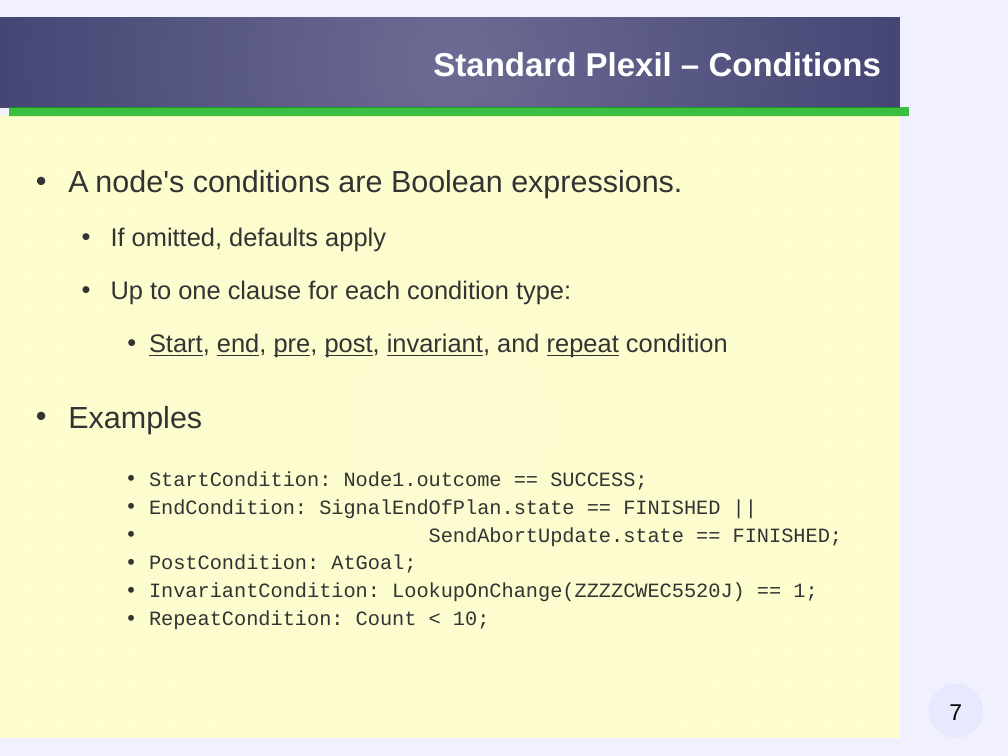
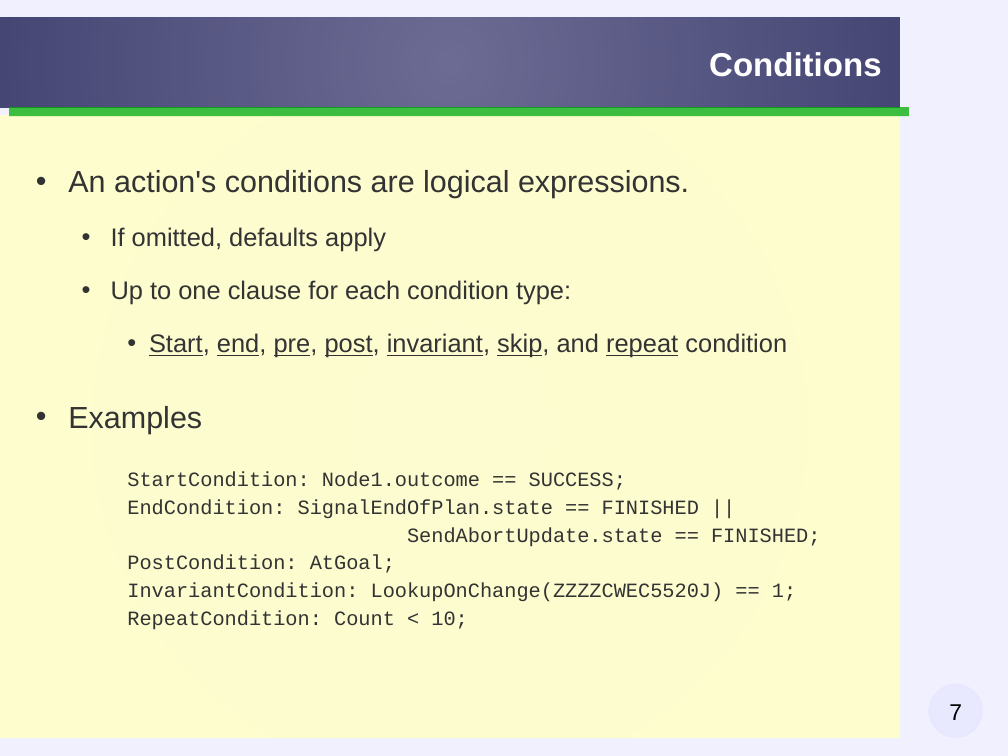
Before and after one commit to taless474/plexil, a slide deck: slide 7 of workshop/slides/plexil-workshop-language.odp. Drawn at 1008x756 pixels with LibreOffice and Linux fonts; fonts in the diff are those of the drawing; background and template pictures are left out. Boxes give left, top, right and bottom in pixels: in the first picture for what was removed or moved away, otherwise in the second. Text is boxed around its words. In the diff, an @@ line names an element or a change of style, - is before the commit and + after.

Commit message:
revised for Plexil 1.5

```diff
--- a/workshop/slides/plexil-workshop-language.odp
+++ b/workshop/slides/plexil-workshop-language.odp
@@ title at bbox=[709, 52, 881, 77]: text changed @@
-Standard Plexil – Conditions
+Conditions
@@ text at bbox=[68, 170, 689, 198]: text changed @@
-• A node's conditions are Boolean expressions.
+• An action's conditions are logical expressions.
@@ text at bbox=[149, 333, 787, 357]: text changed @@
-    • Start, end, pre, post, invariant, and repeat condition
+    • Start, end, pre, post, invariant, skip, and repeat condition
@@ text at bbox=[127, 471, 820, 630]: bullet • to none; list level 3 to 1 in "StartCondition: Node1.outcome == SUCCESS;"; list level 3 to 1 in "EndCondition: SignalEndOfPlan.state == FINISHED ||"; list level 3 to 1 in "SendAbortUpdate.state == FINISHED;"; list level 3 to 1 in "PostCondition: AtGoal;"; list level 3 to 1 in "InvariantCondition: LookupOnChange(ZZZZCWEC5520J) == 1;"; list level 3 to 1 in "RepeatCondition: Count < 10;" @@
```
Also in this commit, not shown: 30 other slides changed, 8 slides added, 2 slides removed, 1 other file.
